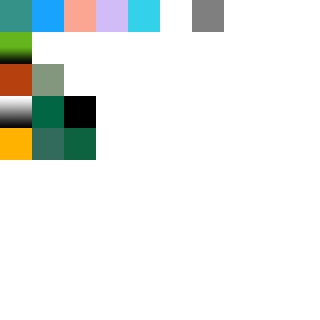
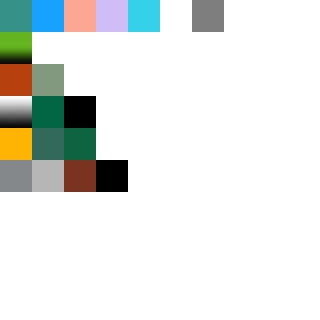
Layers edited between the first and the second w=320, h=320 image:
added layer "Rectangle 20" above "Rectangle 19" over [96, 160, 128, 192]
added layer "Rectangle 19" above "Rectangle 18" over [64, 160, 96, 192]
added layer "Rectangle 18" above "Rectangle 17" over [32, 160, 64, 192]
added layer "Rectangle 17" above "Rectangle 16" over [0, 160, 32, 192]
